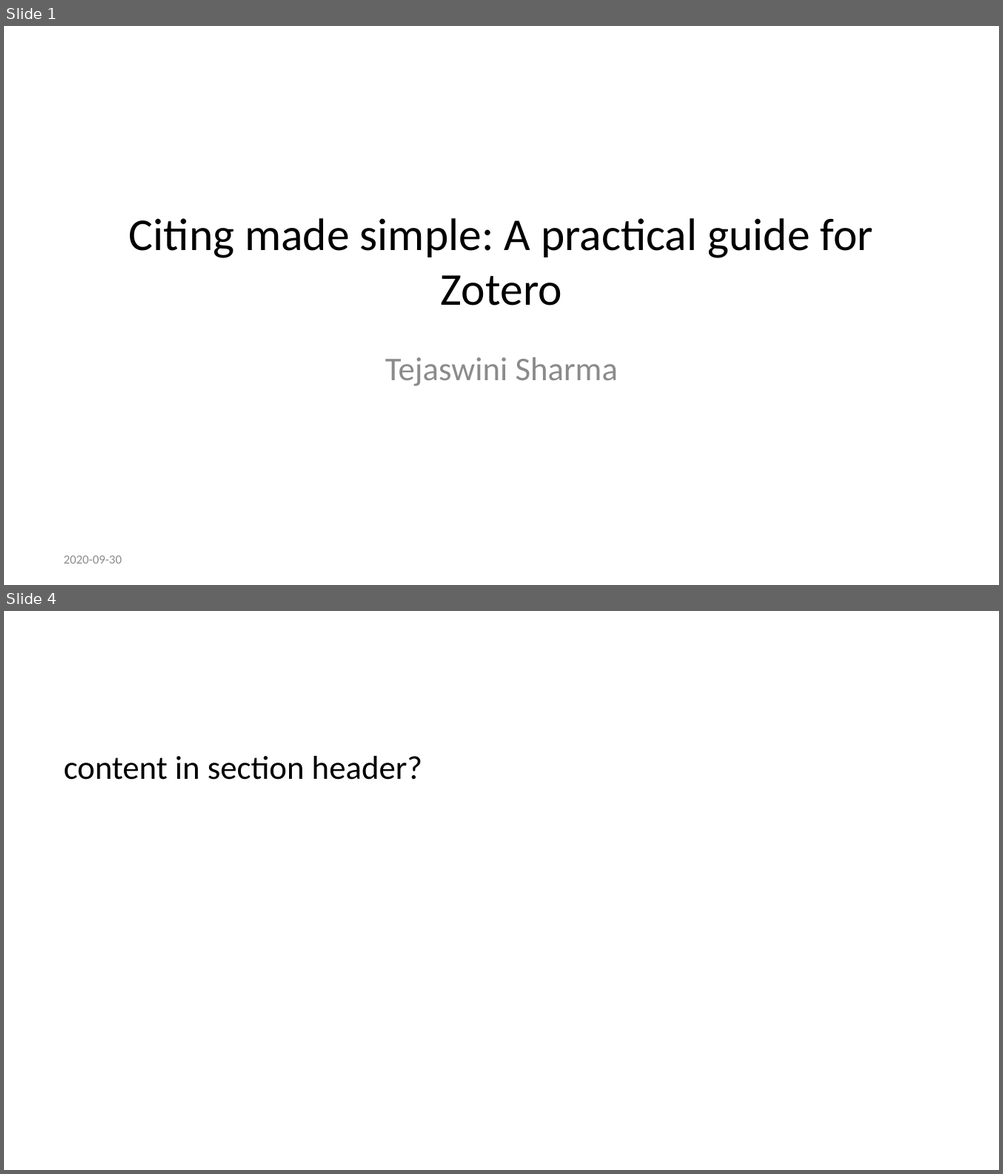
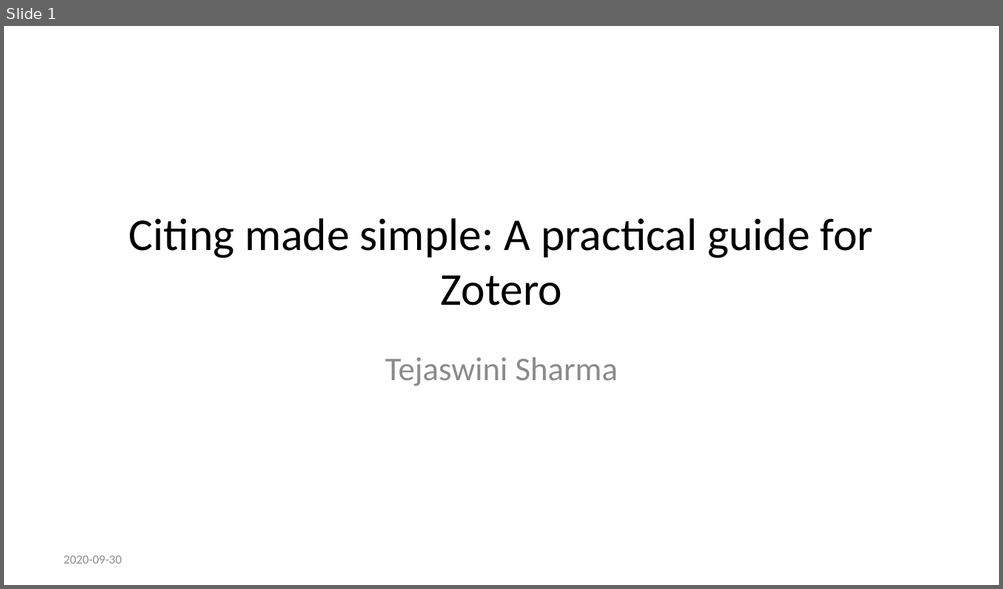
Before and after one commit to lmu-osc/train-the-trainer-test-repo-separate-slidedeck-zenodo, a slide deck: index.pptx. Shown one above the other, each under a label of ours: slides 1 and 4 before the commit, slide 1 after it; the slides between them are not shown. The pictures are 1003x1174 and 1003x589 pixels, drawn with LibreOffice and Linux fonts; fonts in the diff are those of the drawing. Boxes give left, top, right and bottom in pixels: in the first picture for what was removed or moved away, otherwise in the second. Text is boxed around its words. In the diff, an @@ line names an element or a change of style, - is before the commit and + after.

```diff
--- a/index.pptx
+++ b/index.pptx
@@ slide 4 removed at bbox=[4, 611, 999, 1170], background #FFFFFF @@
@@ text removed at bbox=[64, 756, 422, 780] @@
-content in section header?
```
Also in this commit, not shown: 1 slide added, 5 other slides removed, 18 other files.
